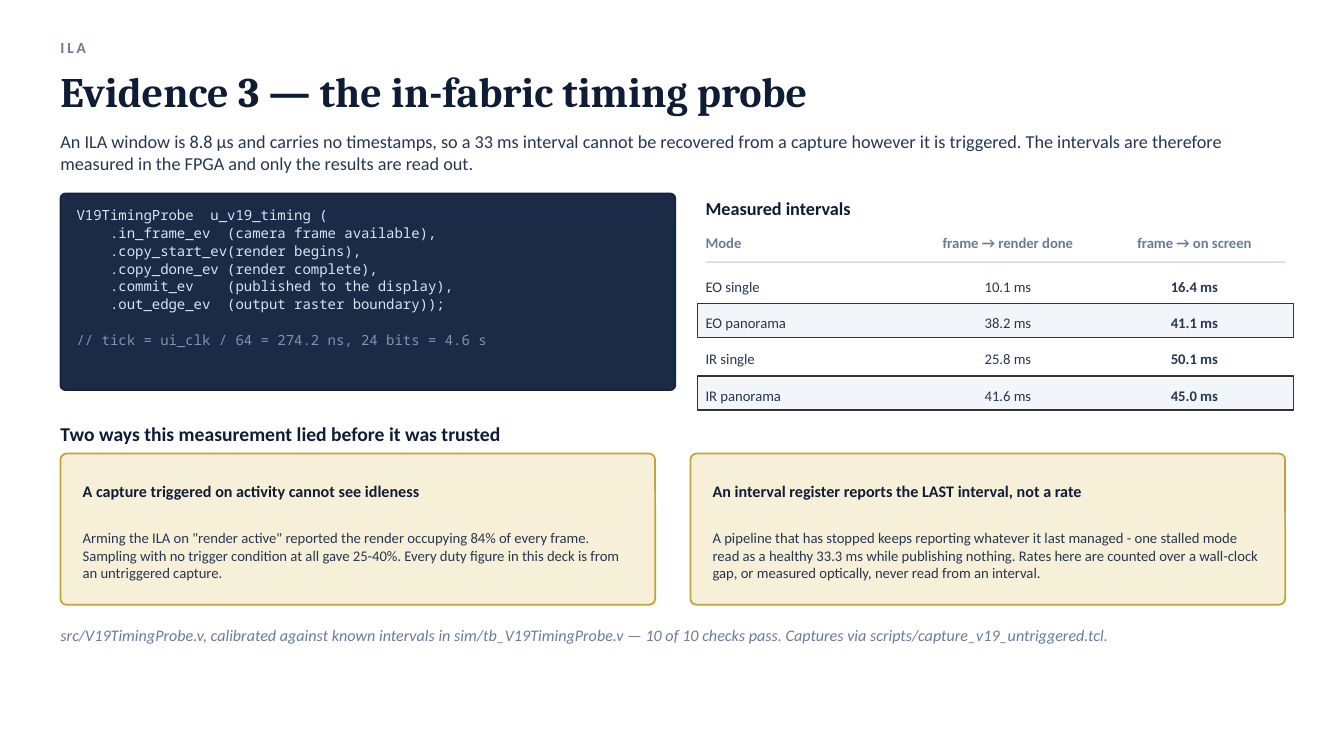
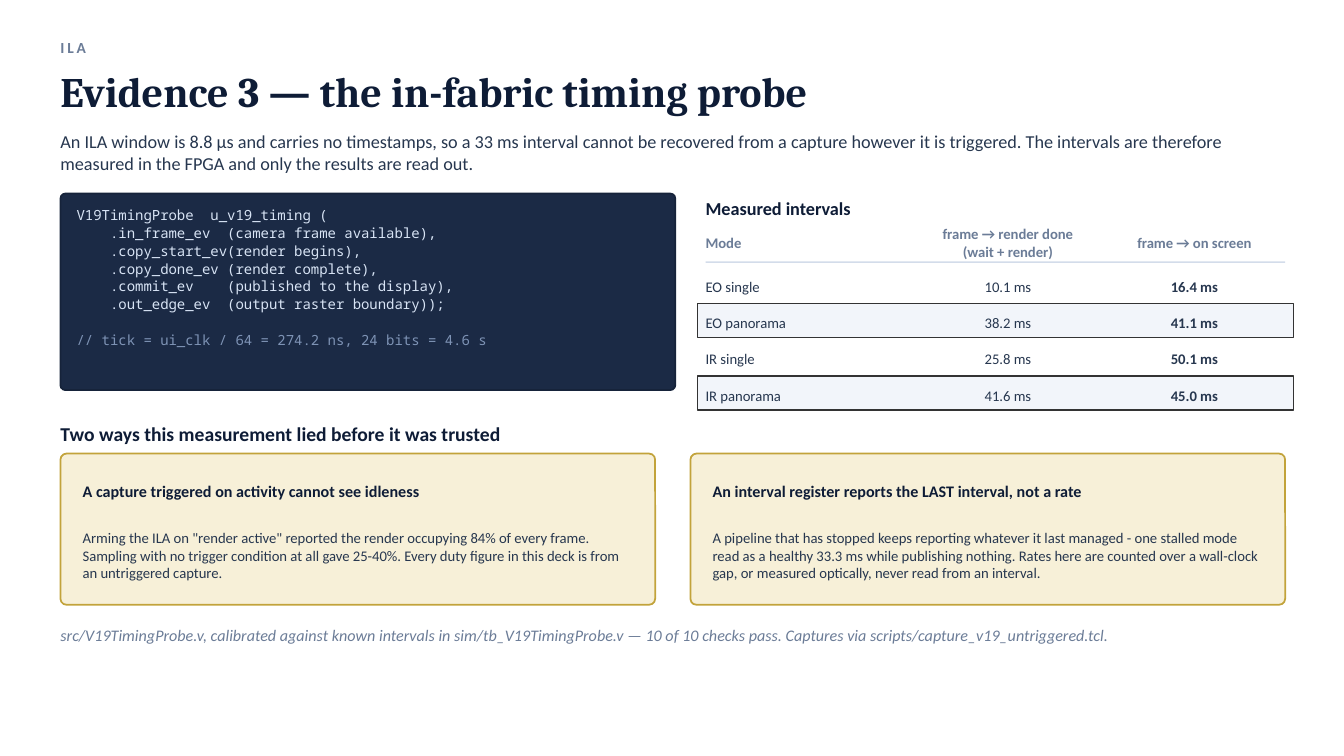
Before and after one commit to auuais/EO_Panorama_V19_M1, a slide deck: slide 9 of docs/latency/EO_IR_Panorama_Latency_Analysis.pptx. Drawn at 1344x756 pixels with LibreOffice and Linux fonts; fonts in the diff are those of the drawing. Boxes give left, top, right and bottom in pixels: in the first picture for what was removed or moved away, otherwise in the second. Text is boxed around its words. In the diff, an @@ line names an element or a change of style, - is before the commit and + after.

```diff
--- a/docs/latency/EO_IR_Panorama_Latency_Analysis.pptx
+++ b/docs/latency/EO_IR_Panorama_Latency_Analysis.pptx
@@ text at <box>963,246,1053,259</box>: paragraph added @@
+(wait + render)
```
Also in this commit, not shown: 1 other slide changed, 1 other file.
